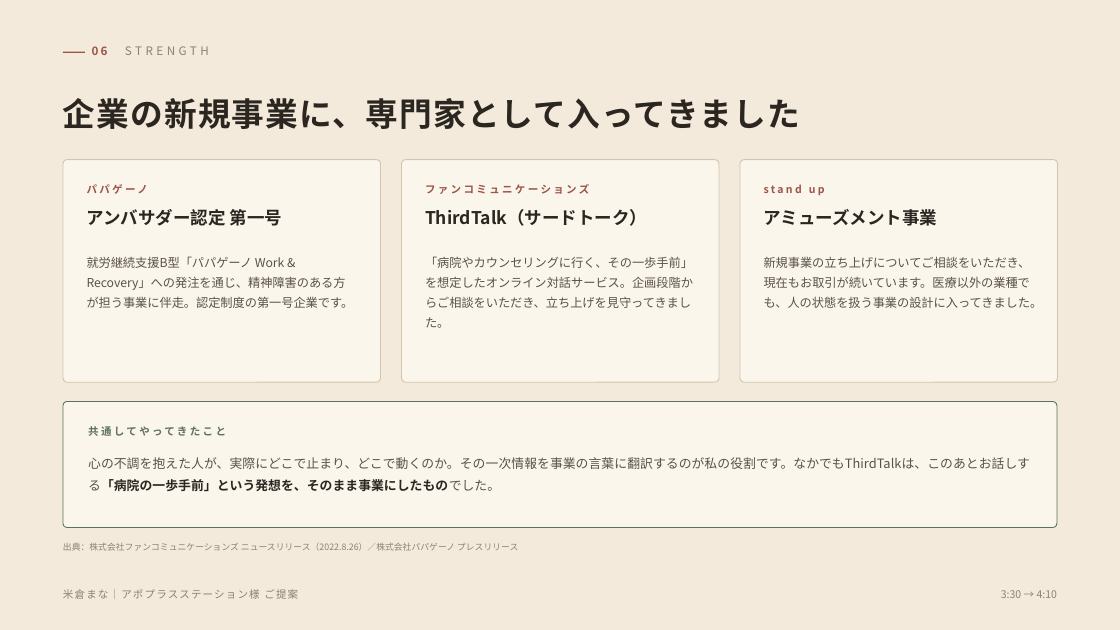
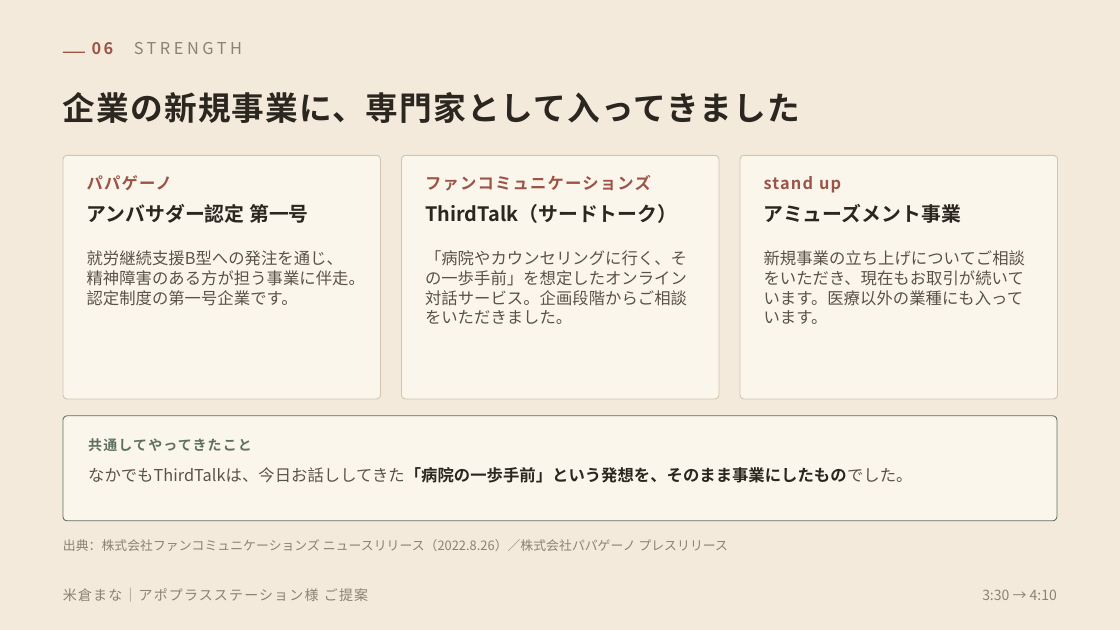
Before and after one commit to mananyon/manayonekura, a slide deck: slide 7 of proposals/米倉まな_アポプラスステーション様ご提案_導入.pptx. Drawn at 1120x630 pixels with LibreOffice and Linux fonts; fonts in the diff are those of the drawing. Boxes give left, top, right and bottom in pixels: in the first picture for what was removed or moved away, otherwise in the second. Text is boxed around its words. In the diff, an @@ line names an element or a change of style, - is before the commit and + after.

```diff
--- a/proposals/米倉まな_アポプラスステーション様ご提案_導入.pptx
+++ b/proposals/米倉まな_アポプラスステーション様ご提案_導入.pptx
@@ text "06 STRENGTH" at [92,42,114,54]: size 10 to 14 pt @@
@@ rounded rectangle: place and size @@
-rounded rectangle at [63,160,381,382]
+rounded rectangle at [63,155,381,399]
@@ rounded rectangle: place and size @@
-rounded rectangle at [402,160,719,382]
+rounded rectangle at [402,155,719,399]
@@ proportions changed in 4 elements at [63,416,1057,521], [63,155,381,399], [402,155,719,399], [740,155,1058,399] @@
@@ rounded rectangle: place and size @@
-rounded rectangle at [740,160,1058,382]
+rounded rectangle at [740,155,1058,399]
@@ 4 texts: place and size @@
-4 texts at [63,98,825,196]
+4 texts at [63,92,841,193]
@@ size 9 to 14 pt, letter spacing 2 to 1 pt in 3 elements at [87,175,172,190], [425,175,651,191], [764,176,841,193] @@
@@ size 15 to 17 pt in 3 elements at [87,204,309,223], [425,204,677,223], [764,204,961,223] @@
@@ text at [87,250,365,306]: text changed; size 10.5 to 14 pt @@
-就労継続支援B型「パパゲーノ Work & Recovery」への発注を通じ、精神障害のある方が担う事業に伴走。認定制度の第一号企業です。
+就労継続支援B型への発注を通じ、精神障害のある方が担う事業に伴走。認定制度の第一号企業です。
@@ text at [425,250,687,324]: text changed; size 10.5 to 14 pt @@
-「病院やカウンセリングに行く、その一歩手前」を想定したオンライン対話サービス。企画段階からご相談をいただき、立ち上げを見守ってきました。
+「病院やカウンセリングに行く、その一歩手前」を想定したオンライン対話サービス。企画段階からご相談をいただきました。
@@ text at [764,250,1026,324]: text changed; size 10.5 to 14 pt @@
-新規事業の立ち上げについてご相談をいただき、現在もお取引が続いています。医療以外の業種でも、人の状態を扱う事業の設計に入ってきました。
+新規事業の立ち上げについてご相談をいただき、現在もお取引が続いています。医療以外の業種にも入っています。
@@ rounded rectangle: place and size @@
-rounded rectangle at [63,402,1057,528]
+rounded rectangle at [63,416,1057,521]
@@ text "共通してやってきたこと": place and size @@
-text "共通してやってきたこと" at [88,426,226,436]
+text "共通してやってきたこと" at [88,438,252,451]
@@ text "共通してやってきたこと" at [88,438,252,451]: size 9 to 12 pt, letter spacing 2 to 1 pt @@
@@ text at [88,467,912,483]: text changed; size 11 to 14 pt @@
-心の不調を抱えた人が、実際にどこで止まり、どこで動くのか。その一次情報を事業の言葉に翻訳するのが私の役割です。なかでもThirdTalkは、このあとお話しする「病院の一歩手前」という発想を、そのまま事業にしたものでした。
+なかでもThirdTalkは、今日お話ししてきた「病院の一歩手前」という発想を、そのまま事業にしたものでした。
@@ text "出典：株式会社ファンコミュニケーションズ ニュースリリース（2022.8.26）／株式会社パパゲーノ プレスリリース" at [63,539,728,551]: size 7.5 to 11 pt; line spacing 11pt to 15pt @@
@@ text "米倉まな｜アポプラスステーション様 ご提案" at [63,588,368,601]: size 9 to 12 pt @@
@@ text "3:30 → 4:10" at [982,590,1057,600]: size 9 to 12 pt @@
```
Also in this commit, not shown: 9 other slides changed, 2 other files.
